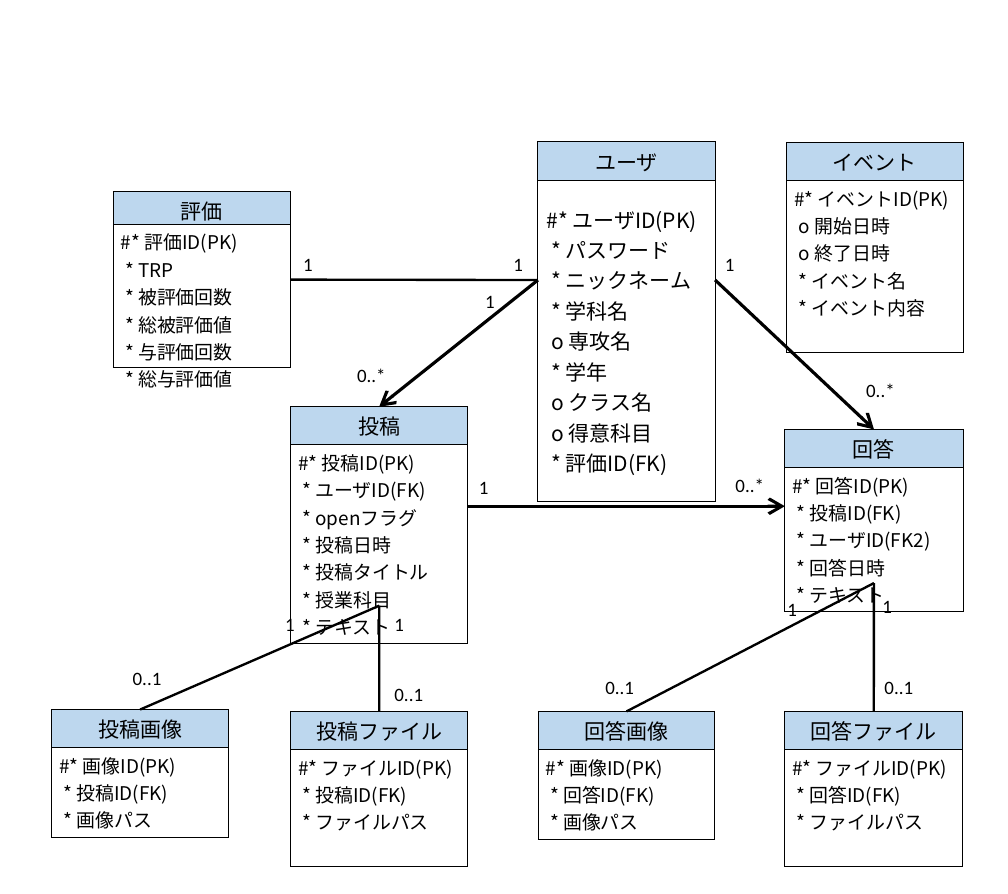
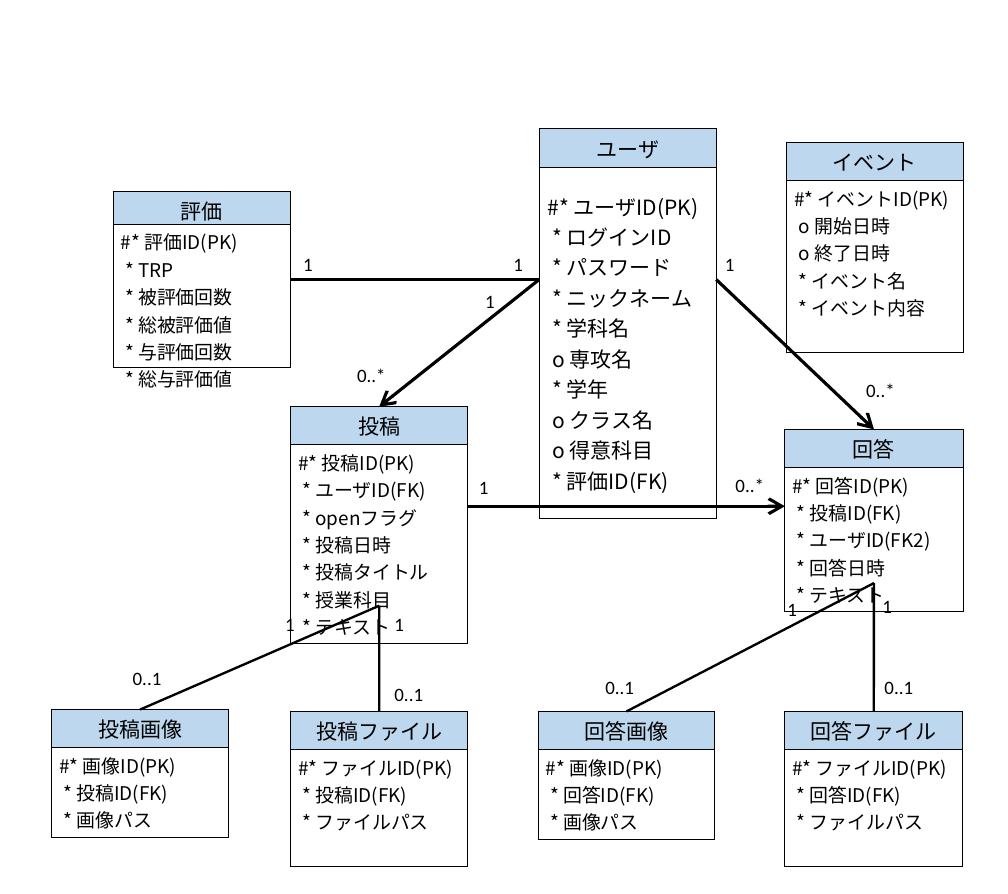
Before and after one commit to ReoYoneda/2023Dev3Early, a slide deck: slide 1 of 20_設計/22_データベース設計/概念データモデル.pptx. Drawn at 1008x894 pixels with LibreOffice and Linux fonts; fonts in the diff are those of the drawing. Boxes give left, top, right and bottom in pixels: in the first picture for what was removed or moved away, otherwise in the second. Text is boxed around its words. In the diff, an @@ line names an element or a change of style, - is before the commit and + after.

```diff
--- a/20_設計/22_データベース設計/概念データモデル.pptx
+++ b/20_設計/22_データベース設計/概念データモデル.pptx
@@ table at [539, 129, 716, 497] @@
-row 2, column 1: #* ユーザID(PK) * パスワード / * ニックネーム * 学科名 o 専攻名 * 学年 o クラス名 o 得意科目 / * 評価ID(FK)
+row 2, column 1: #* ユーザID(PK) / * ログインID * パスワード / * ニックネーム * 学科名 o 専攻名 * 学年 o クラス名 o 得意科目 / * 評価ID(FK)
@@ table: place and size @@
-table at [538, 142, 715, 479]
+table at [539, 129, 716, 497]
```
Also in this commit, not shown: 14 other files.
